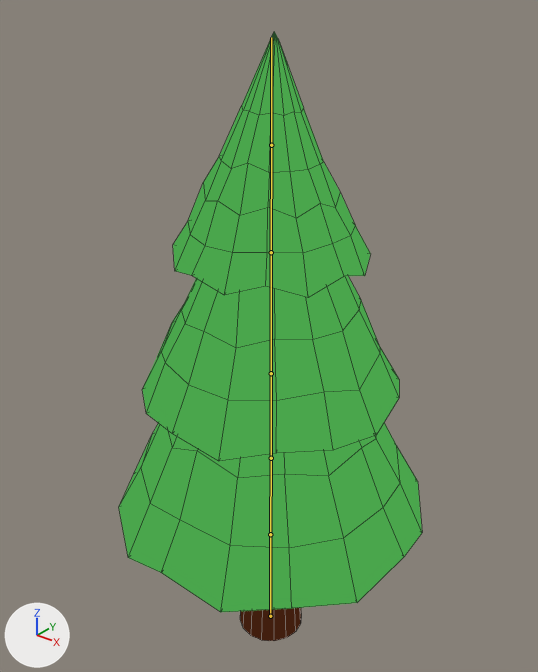
The Blender file _3dObjects/Tree/Pine.blend as it was, and as the next commit left it.
One viewpoint serves both versions: a camera (50 mm lens) standing at (2.49, -3.14, 4.21) and looking at (-0.08, 0.08, 2.22). The lights are fixed; the arrows at lower left show +X, +Y and +Z. The bones that bend it are drawn over the model as lines. Mesh edges are drawn as thin lines.

Objects in the first picture: 'Pine Mesh'.
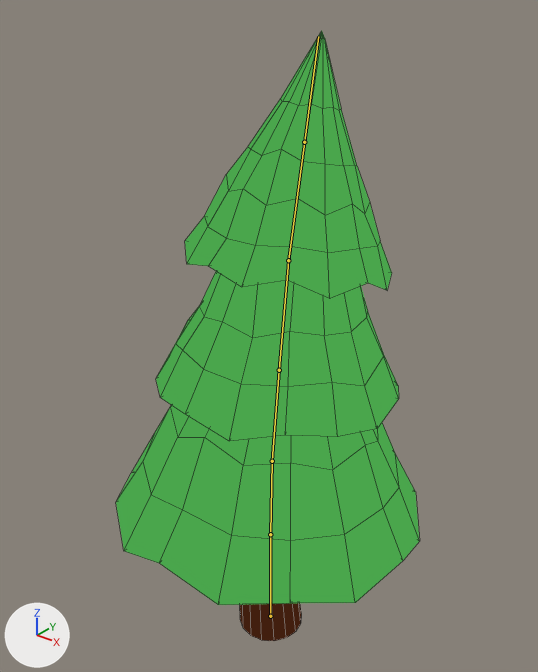
The newer file adds an action. The first version stands in its rest pose; the second is drawn at frame 78 of the action 'pine_idle_wind'.

Where the change shows, as pixel boxes (x1, y1, x2, y2) in the pictures (538 x 672 px):
'Pine Mesh', posed
    before: (119, 32, 422, 641)
    after: (116, 31, 420, 641)
bone 'Bone.001', root to tip
    before: (270, 534) to (271, 458)
    after: (270, 534) to (272, 461)
bone 'Bone.002', root to tip
    before: (271, 458) to (271, 373)
    after: (272, 461) to (279, 370)
bone 'Bone.003', root to tip
    before: (271, 373) to (271, 252)
    after: (279, 370) to (288, 260)
bone 'Bone.004', root to tip
    before: (271, 252) to (271, 145)
    after: (288, 260) to (304, 142)
bone 'Bone.005', root to tip
    before: (271, 145) to (271, 37)
    after: (304, 142) to (318, 36)

What the commit changed:
Bone 'Bone.001' (bone_bone_001) turns from (0, 0, 0) to (-1, 0, 0) degrees about its own x, y and z.
Bone 'Bone.001' (bone_bone_001) is rescaled from (1.0, 1.0, 1.0) to (0.95, 0.95, 0.95).
Bone 'Bone.002' (bone_bone_002) turns from (0, 0, 0) to (-5, 0, 0) degrees about its own x, y and z.
Bone 'Bone.002' (bone_bone_002) is rescaled from (1.0, 1.0, 1.0) to (1.09, 1.09, 1.09).
Bone 'Bone.003' (bone_bone_003) is rescaled from (1.0, 1.0, 1.0) to (0.87, 0.87, 0.87).
Bone 'Bone.004' (bone_bone_004) turns from (0, 0, 0) to (-5, 0, 0) degrees about its own x, y and z.
Bone 'Bone.004' (bone_bone_004) is rescaled from (1.0, 1.0, 1.0) to (1.26, 1.26, 1.26).
Bone 'Bone.005' (bone_bone_005) is rescaled from (1.0, 1.0, 1.0) to (0.92, 0.92, 0.92).
